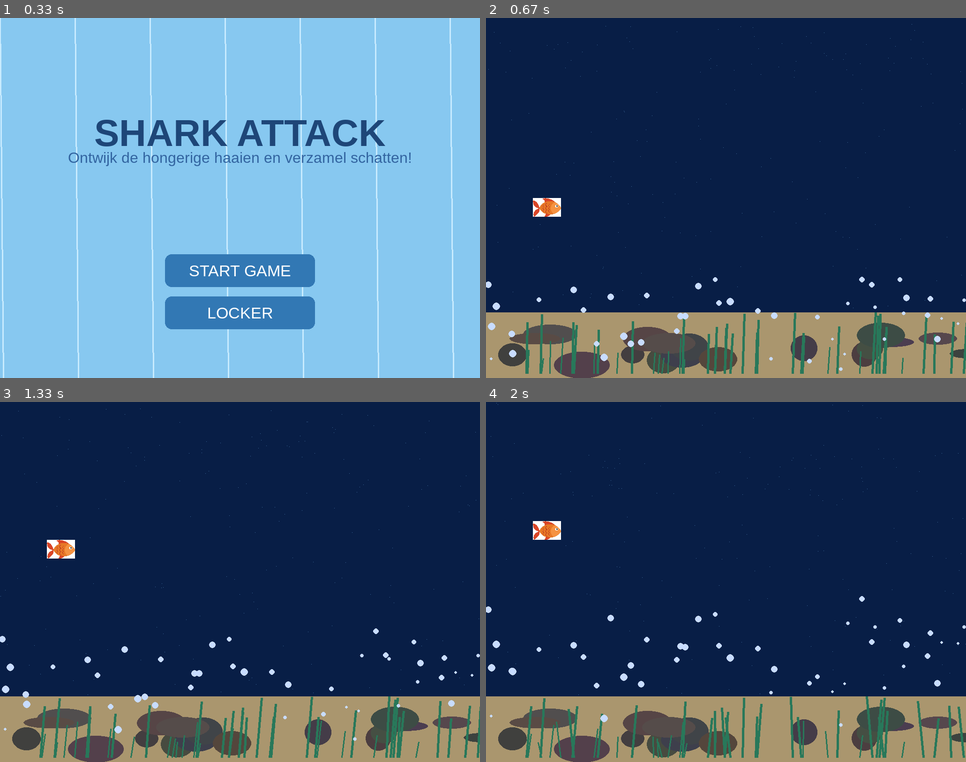
Above: before the commit, frames 1-4 (two rows, left to right).
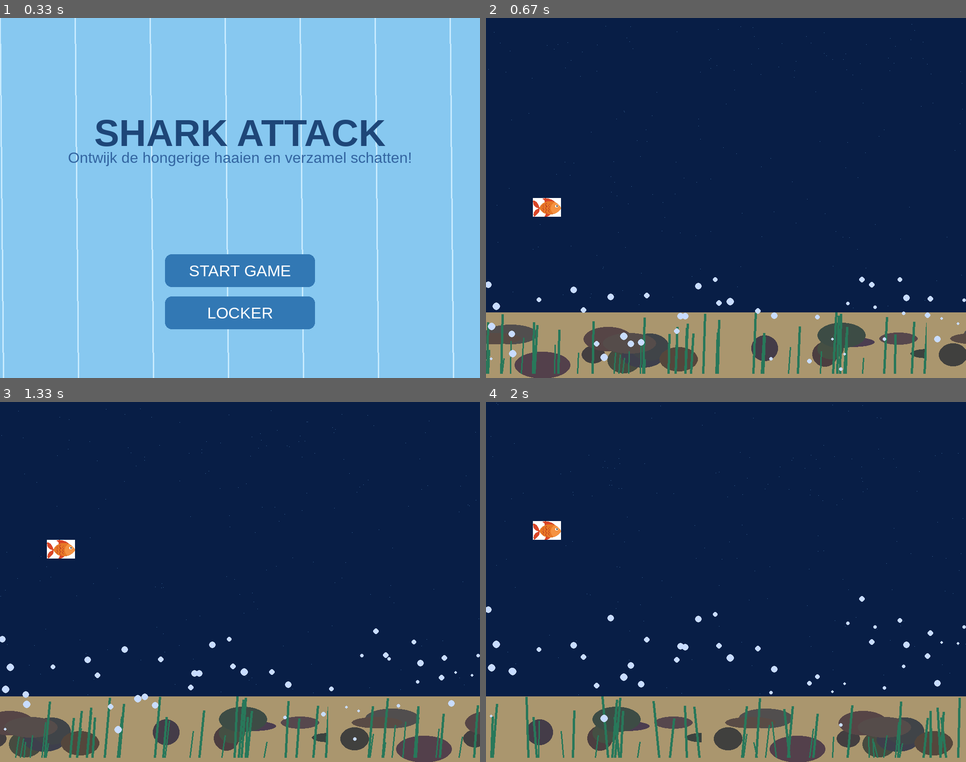
Above: after the commit, the same moments.

Repository: UCLL-introproject-2526/projectweek-46-alibi
Game: pygame game, started from main.py
The game is run twice, just before and just after one commit, with the same random seed, the same clock (stepped at 60 frames per second) and the same inputs.
Inputs (mouse positions are in pixels of both pictures, inside the frame that each line leads up to):
- Up to frame 1 (0.33 s): no input
- Up to frame 2 (0.67 s): click "START GAME" at 0.38 s
- Up to frame 3 (1.33 s): hold Up 0.67-1.13 s; move the mouse to (220, 596) at 0.7 s; hold Down from 1.17 s (still down)
- Up to frame 4 (2 s): release Down at 1.47 s; hold Up 1.5-1.87 s; hold Down from 1.9 s (still down)

Frame 1 is identical in both runs. In frame 2, 8.2% of the frame differs, in the area x 0-100%, y 81-100%; in frame 3, 8.0%; in frame 4, 8.7%.

Commit message:
voorruit

Diff:
--- a/window.py
+++ b/window.py
@@ -3,6 +3,9 @@
 import math
 
 WIDTH, HEIGHT = 1024, 768
+scroll_x = 0   # globale variabele
+SCROLL_SPEED = 6  # hoe snel je "vooruit" gaat
+
 
 # -----------------------------
 #   ACHTERGROND DATA (1x)
@@ -40,6 +43,7 @@
 # -----------------------------
 
 def draw_background(screen, time):
+    global scroll_x
     screen.fill((8, 30, 70))
 
     # Lichtdeeltjes
@@ -48,57 +52,45 @@
         py = (random.randint(0, HEIGHT) + time) % 650
         screen.set_at((px, py), (70, 120, 170))
 
-    # Bodem
-    pygame.draw.rect(screen, (170, 150, 110), (0, HEIGHT - 140, WIDTH, 140))
+    # --- SCROLLING UPDATE ---
+    scroll_x -= SCROLL_SPEED
+    if scroll_x <= -WIDTH:
+        scroll_x = 0
 
-    # Stenen
-    for s in stones:
-        pygame.draw.ellipse(screen, s["color"],
-                            (s["x"], s["y"], s["w"], s["h"]))
+    # --- BODEM + STENEN + PLANTEN TWEE KEER TEKENEN ---
+    for layer_offset in (scroll_x, scroll_x + WIDTH):
 
-    # Planten
-    for x, h, wiggle in plants:
-        top_x = x + math.sin(time * wiggle) * (5 + h * 0.05)
-        pygame.draw.line(
-            screen,
-            (40, 120, 90),
-            (x, HEIGHT - 10),
-            (top_x, HEIGHT - 140 + (140 - h)),
-            5 if h > 90 else 3
-        )
+        # Bodem
+        pygame.draw.rect(screen, (170, 150, 110),
+                         (layer_offset, HEIGHT - 140, WIDTH, 140))
 
-    # Bubbels
+        # Stenen
+        for s in stones:
+            pygame.draw.ellipse(screen,
+                                s["color"],
+                                (s["x"] + layer_offset,
+                                 s["y"],
+                                 s["w"],
+                                 s["h"]))
+
+        # Planten
+        for x, h, wiggle in plants:
+            top_x = x + math.sin(time * wiggle) * (5 + h * 0.05)
+            pygame.draw.line(
+                screen,
+                (40, 120, 90),
+                (x + layer_offset, HEIGHT - 10),
+                (top_x + layer_offset, HEIGHT - 140 + (140 - h)),
+                5 if h > 90 else 3
+            )
+
+    # Bubbels (blijven op plaats)
     for b in bubbles:
         b["y"] -= b["speed"]
         if b["y"] < 0:
             b["y"] = HEIGHT - 20
             b["x"] = random.randint(0, WIDTH)
-        pygame.draw.circle(
-            screen,
-            (200, 220, 255),
-            (int(b["x"]), int(b["y"])),
-            b["size"]
-        )
-
-
-# -----------------------------
-#   ORIGINELE FUNCTIE
-# -----------------------------
-
-def create_main_surface(screen):
-    clock = pygame.time.Clock()
-    running = True
-    time = 0
-
-    while running:
-        for event in pygame.event.get():
-            if event.type == pygame.QUIT:
-                return
-            if event.type == pygame.KEYDOWN and event.key == pygame.K_ESCAPE:
-                return
-
-        draw_background(screen, time)
-        time += 1
-
-        pygame.display.flip()
-        clock.tick(60)
+        pygame.draw.circle(screen,
+                           (200, 220, 255),
+                           (int(b["x"]), int(b["y"])),
+                           b["size"])
